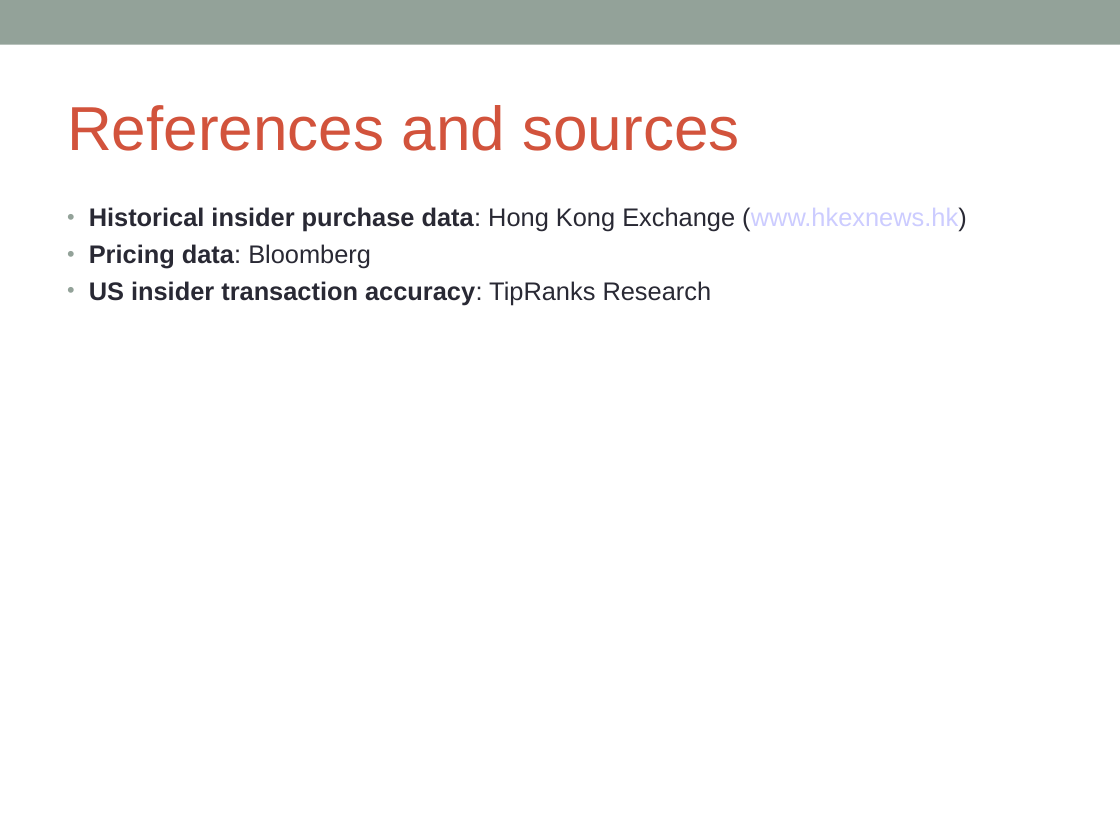
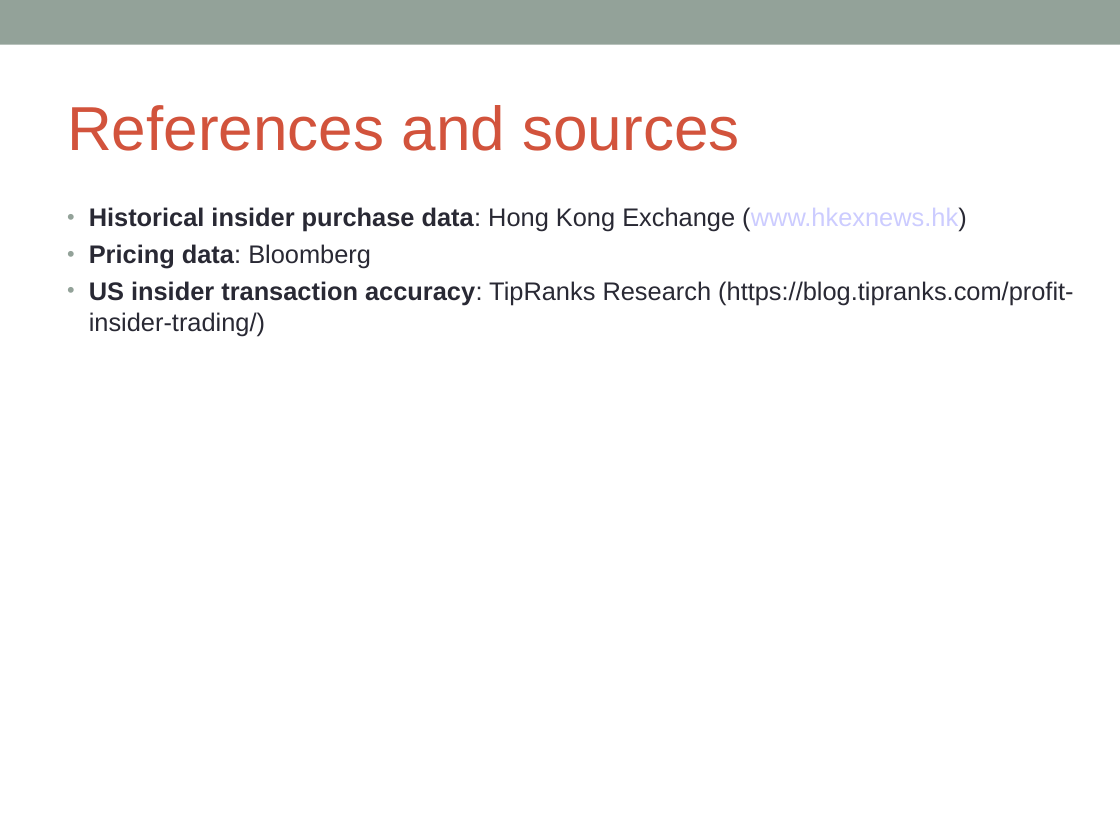
Before and after one commit to gafung/CIML, a slide deck: slide 15 of CIML presentation (Apr 18).ppt (slide 14 before the commit). Drawn at 1120x840 pixels with LibreOffice and Linux fonts; fonts in the diff are those of the drawing. Boxes give left, top, right and bottom in pixels: in the first picture for what was removed or moved away, otherwise in the second. Text is boxed around its words. In the diff, an @@ line names an element or a change of style, - is before the commit and + after.

```diff
--- a/CIML presentation (Apr 18).ppt
+++ b/CIML presentation (Apr 18).ppt
@@ text at (89, 281, 1073, 336): text changed; bold off @@
-• US insider transaction accuracy: TipRanks Research
+• US insider transaction accuracy: TipRanks Research (https://blog.tipranks.com/profit-insider-trading/)
```
Also in this commit, not shown: 1 other slide changed, 1 slide added.
